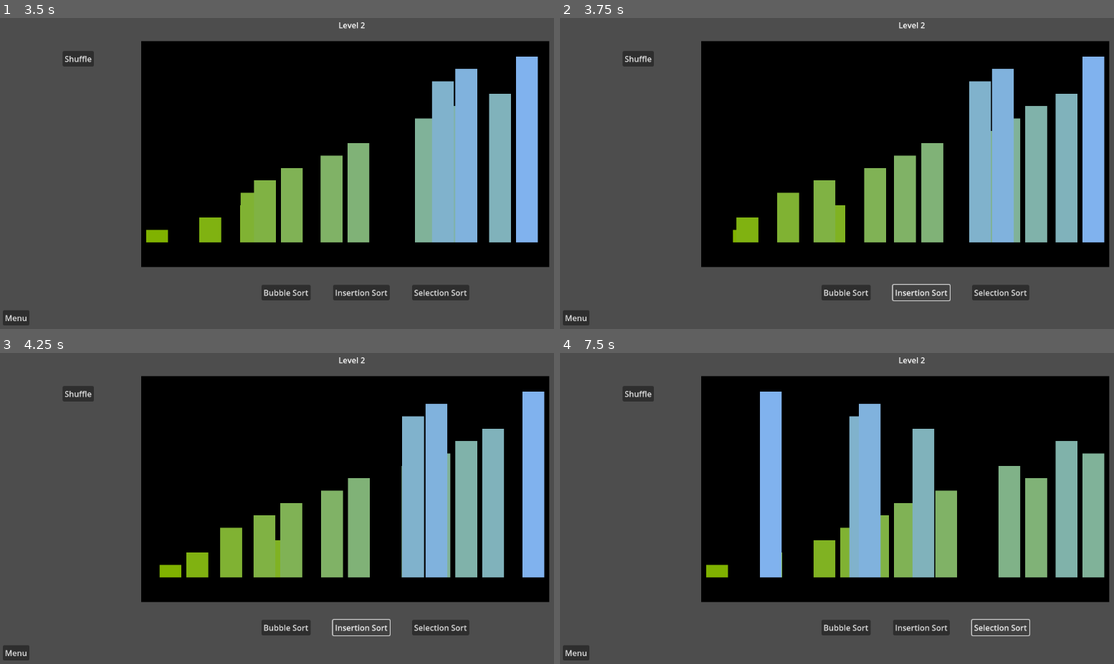
Above: before the commit, frames 1-4 (two rows, left to right).
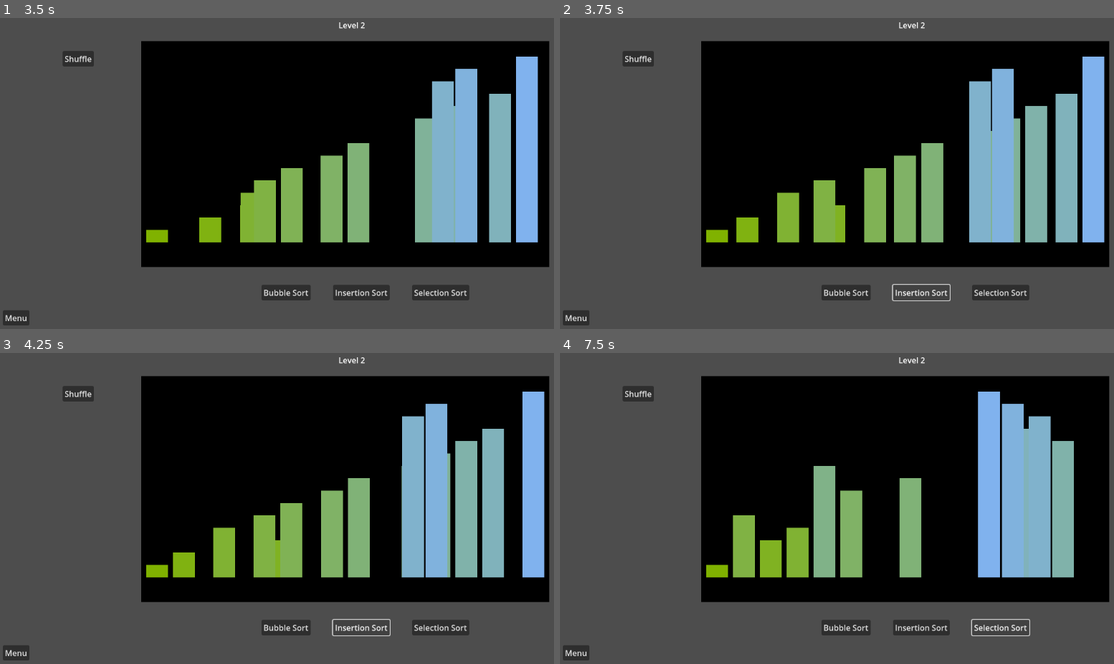
Above: after the commit, the same moments.

Repository: jematson/CS471ChappellChase
Game: Godot game, scene res://scenes/main_menu.tscn
Same seed, same stepped clock (60 frames per second), same inputs: the game is played once before the commit and once after it.
Inputs:
- Up to frame 1 (3.5 s): click "Game" at 0.5 s; click "Shuffle" at 1.25 s; click "Bubble Sort" at 2 s; click "Quick Sort" at 2.75 s
- Up to frame 2 (3.75 s): click "Insertion Sort" at 3.5 s
- Up to frame 3 (4.25 s): no input
- Up to frame 4 (7.5 s): click "Selection Sort" at 4.25 s; click "Shuffle" at 5 s; click "Bubble Sort" at 5.75 s; click "Insertion Sort" at 6.5 s; click "Selection Sort" at 7.25 s

Frame 1 is identical in both runs. In frame 2, 0.2% of the frame differs, in the area x 26-32%, y 68-73%; in frame 3, 0.9%; in frame 4, 23%, in the area x 31-99%, y 12-73%.

Commit message:
Fix insertion sort for nearly sorted data

Diff:
--- a/source/algorithm_executer.gd
+++ b/source/algorithm_executer.gd
@@ -52,7 +52,6 @@
 	await InsertionSort.insertion_sort(
 		stair_heights,
 		func(array: Array): display.update_stair_positions(array),
-		func(array: Array, i, j): swap(array, i, j),
 		self
 	)
 	emit_signal("sorted")
--- a/source/insertion_sort.gd
+++ b/source/insertion_sort.gd
@@ -2,11 +2,17 @@
 
 
 static func insertion_sort(
-	stair_heights: Array, update_stairs: Callable, swap: Callable, node: Node
+	stair_heights: Array, update_stairs: Callable, node: Node
 ):
+	var key
 	for i in range(stair_heights.size()):
-		for j in range(stair_heights.size()):
-			if stair_heights[j] > stair_heights[i]:
-				swap.call(stair_heights, i, j)
-				update_stairs.call(stair_heights)
-				await node.get_tree().create_timer(0.3).timeout
+		key = stair_heights[i]
+		var j = i-1
+		while j >= 0 && stair_heights[j] > key:
+			stair_heights[j+1] = stair_heights[j]
+			update_stairs.call(stair_heights)
+			await node.get_tree().create_timer(0.3).timeout
+			j = j-1
+		stair_heights[j+1] = key
+		update_stairs.call(stair_heights)
+		await node.get_tree().create_timer(0.3).timeout
Not shown: 1 places in scenes/algorithm_menu.tscn that only renumber resources
